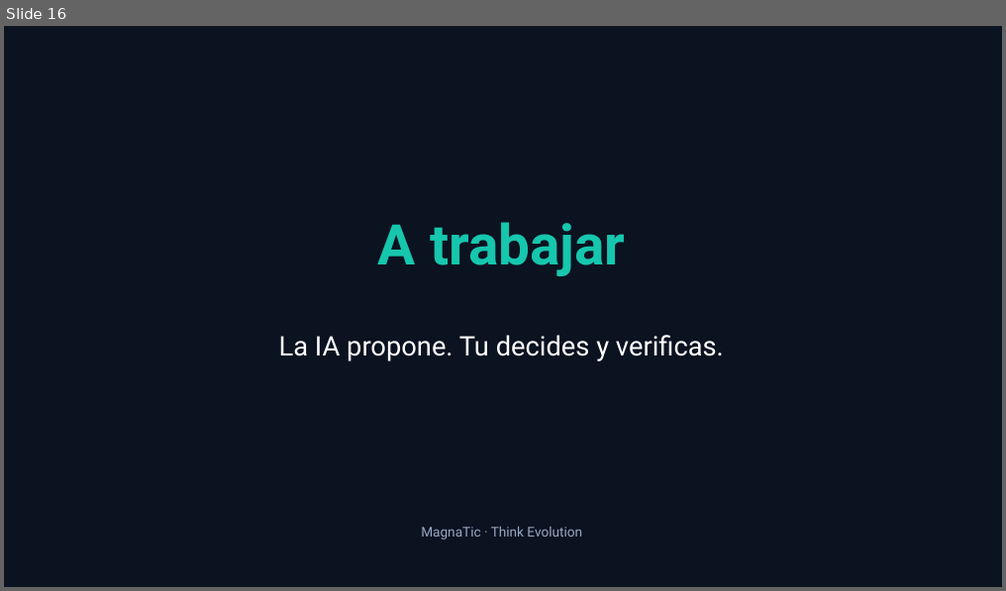
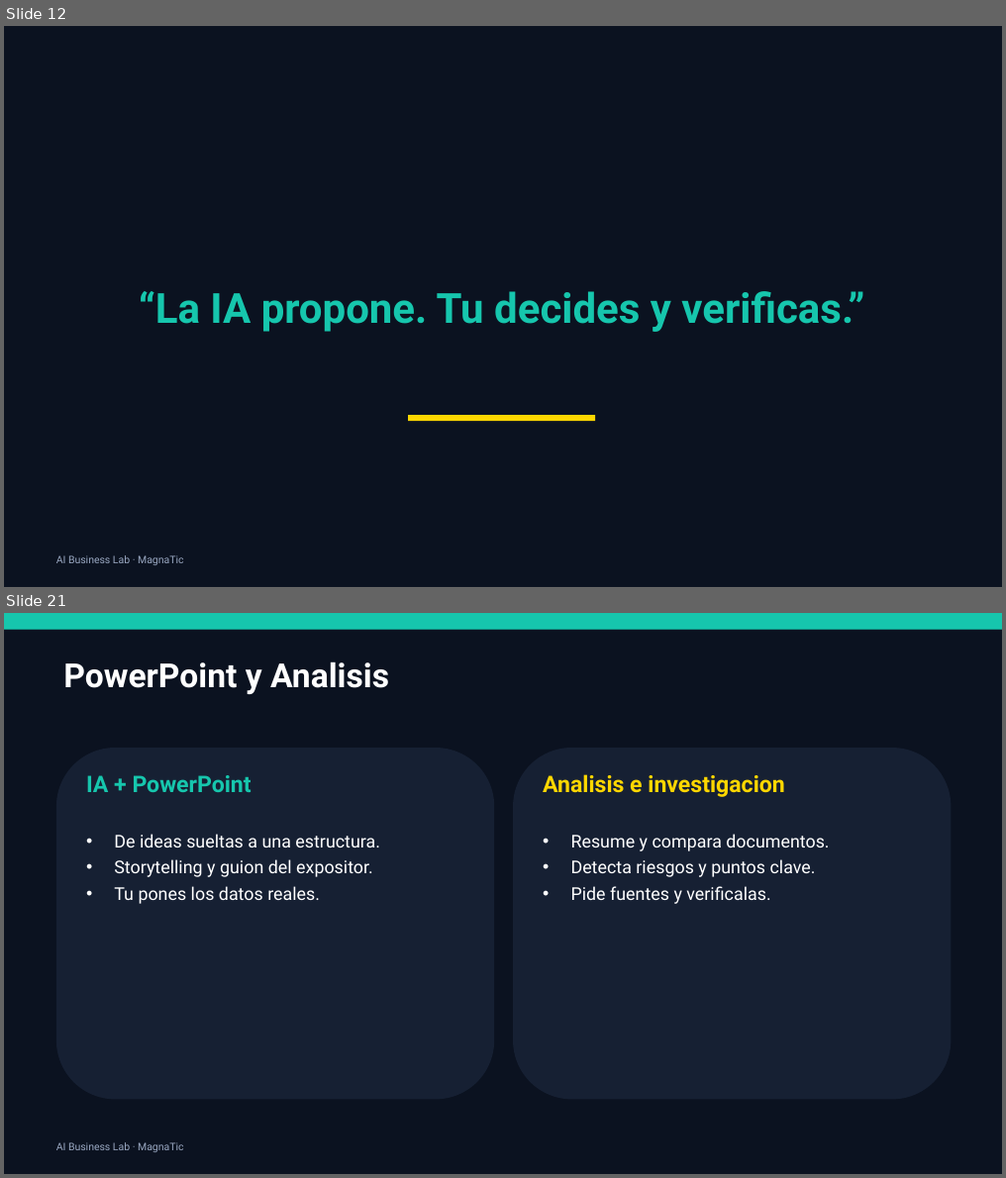
Before and after one commit to xander0408/CURSOS, a slide deck: AI-Business-Lab-Presentacion.pptx. Shown one above the other, each under a label of ours: slide 16 before the commit, slides 12 and 21 after it; the slides between them are not shown. The pictures are 1006x591 and 1006x1178 pixels, drawn with LibreOffice and Linux fonts; fonts in the diff are those of the drawing. Boxes give left, top, right and bottom in pixels: in the first picture for what was removed or moved away, otherwise in the second. Text is boxed around its words. In the diff, an @@ line names an element or a change of style, - is before the commit and + after.

```diff
--- a/AI-Business-Lab-Presentacion.pptx
+++ b/AI-Business-Lab-Presentacion.pptx
@@ slide 21 added at (4,613,1002,1174), background #0B1220 @@
@@ rectangle added at (4,613,1002,630), fill #16C6AD @@
@@ text added at (63,662,389,694), 32 pt, text #FFFFFF, bold @@
+PowerPoint y Analisis
@@ rounded rectangle added at (56,748,494,1100), fill #162033 @@
@@ rounded rectangle added at (513,748,951,1100), fill #162033 @@
@@ text added at (86,775,252,792), 22 pt, text #16C6AD, bold @@
+IA + PowerPoint
@@ text added at (543,774,784,797), 22 pt, text #FFD700, bold @@
+Analisis e investigacion
@@ text added at (114,834,380,904), 17 pt, text #FFFFFF @@
+• De ideas sueltas a una estructura.
+• Storytelling y guion del expositor.
+• Tu pones los datos reales.
@@ text added at (571,834,829,904), 17 pt, text #FFFFFF @@
+• Resume y compara documentos.
+• Detecta riesgos y puntos clave.
+• Pide fuentes y verificalas.
@@ text added at (56,1143,183,1153), 10 pt, text #9AA8C2 @@
+AI Business Lab · MagnaTic
@@ what was slide 16 is now slide 12 @@
@@ slide 12 changed as well @@
@@ text "“La IA propone. Tu decides ..." at (139,291,864,332): vertical alignment top to middle @@
@@ text removed at (378,222,625,276) @@
-A trabajar
@@ text at (139,291,864,332): text changed; size 26 to 40 pt; text colour #FFFFFF to #16C6AD; bold on @@
-La IA propone. Tu decides y verificas.
+“La IA propone. Tu decides y verificas.”
@@ rectangle added at (408,415,595,421), fill #FFD700 @@
@@ text at (56,556,183,566): text changed; size 13 to 10 pt @@
-MagnaTic · Think Evolution
+AI Business Lab · MagnaTic
```
Also in this commit, not shown: 5 other slides changed, 24 other slides added, 10 slides removed, 8 other files.
